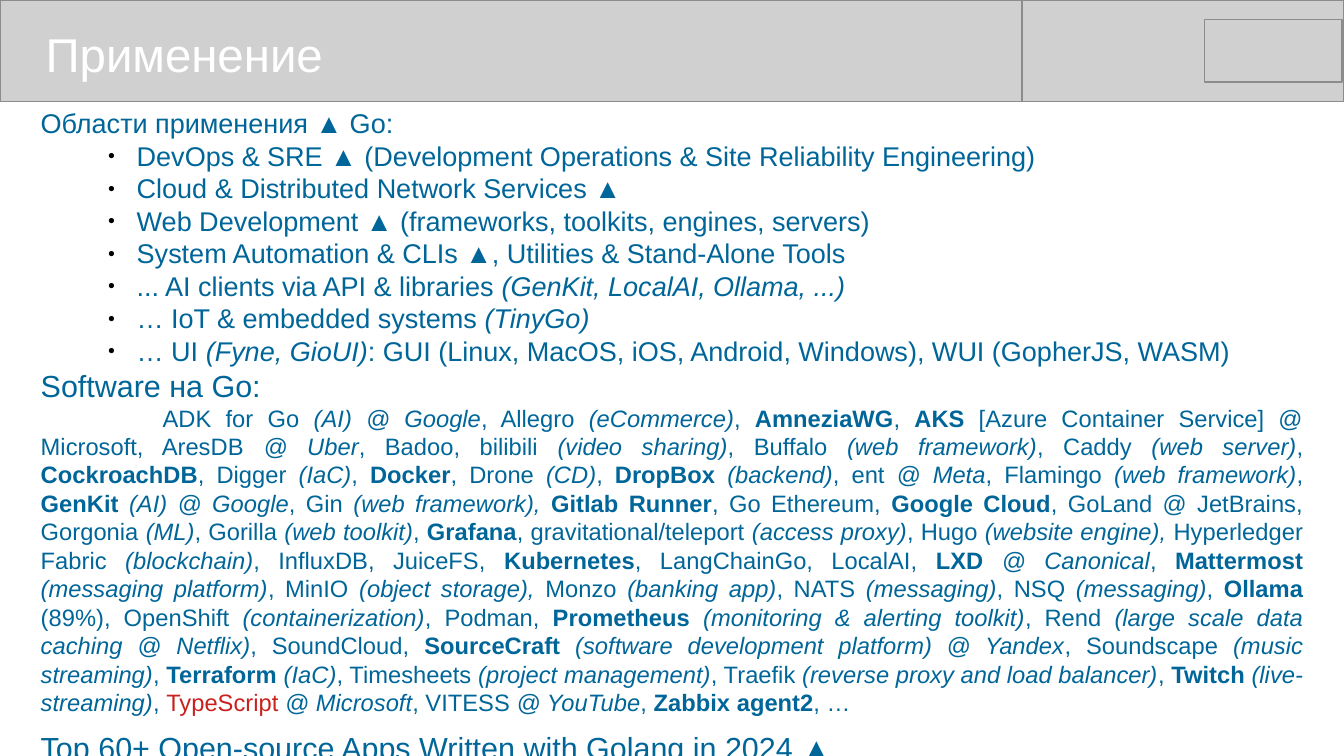
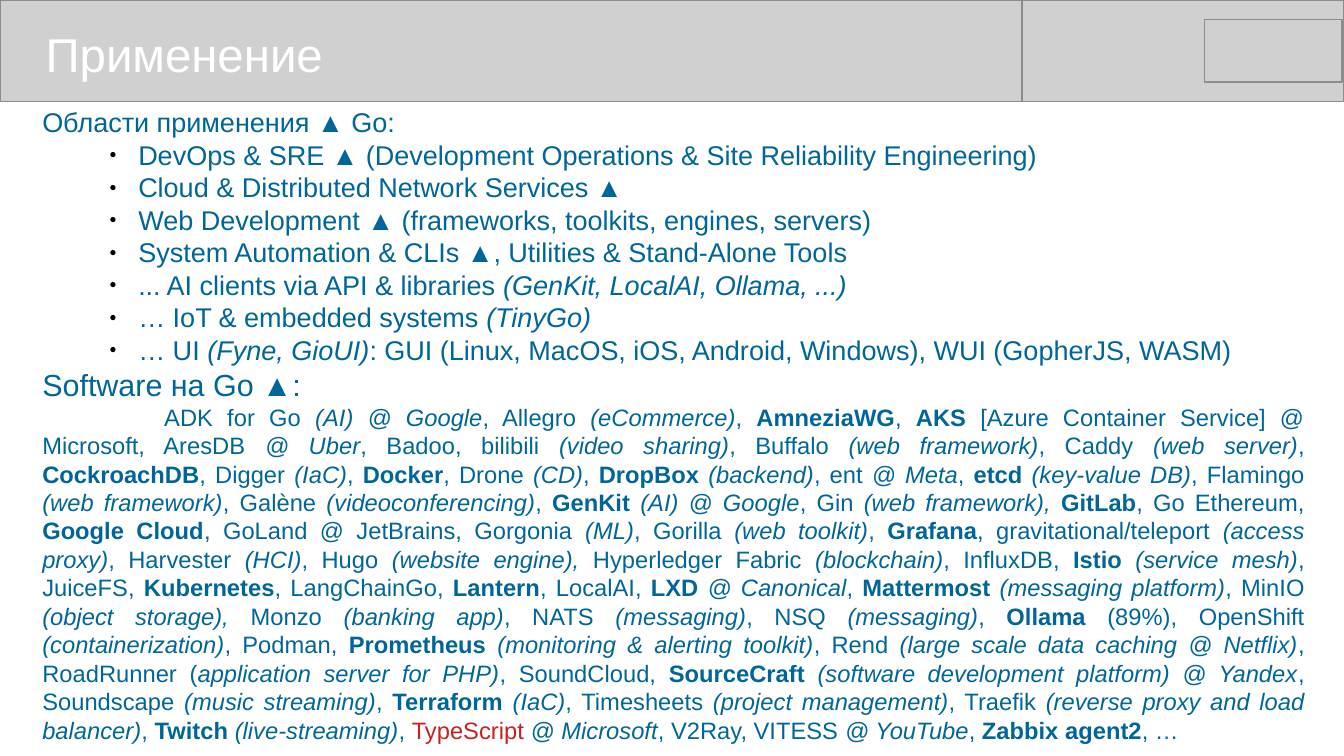
Before and after one commit to mike-shock/Go_language, a slide deck: slide 50 of Go_Preview.odp (slide 51 before the commit). Drawn at 1344x756 pixels with LibreOffice and Linux fonts; fonts in the diff are those of the drawing; grey boxes stand for pictures. Boxes give left, top, right and bottom in pixels: in the first picture for what was removed or moved away, otherwise in the second. Text is boxed around its words. In the diff, an @@ line names an element or a change of style, - is before the commit and + after.

```diff
--- a/Go_Preview.odp
+++ b/Go_Preview.odp
@@ text "Области применения ▲ Go:" at box(42, 112, 1305, 744): size 18 to 14 pt in "Top 60+ Open-source Apps Written with Golang ..." @@
@@ text at box(42, 374, 1305, 744): text changed @@
-Software на Go:
-ADK for Go (AI) @ Google, Allegro (eCommerce), AmneziaWG, AKS [Azure Container Service] @ Microsoft, AresDB @ Uber, Badoo, bilibili (video sharing), Buffalo (web framework), Caddy (web server), CockroachDB, Digger (IaC), Docker, Drone (CD), DropBox (backend), ent @ Meta, Flamingo (web framework), GenKit (AI) @ Google, Gin (web framework), Gitlab Runner, Go Ethereum, Google Cloud, GoLand @ JetBrains, Gorgonia (ML), Gorilla (web toolkit), Grafana, gravitational/teleport (access proxy), Hugo (website engine), Hyperledger Fabric (blockchain), InfluxDB, JuiceFS, Kubernetes, LangChainGo, LocalAI, LXD @ Canonical, Mattermost (messaging platform), MinIO (object storage), Monzo (banking app), NATS (messaging), NSQ (messaging), Ollama (89%), OpenShift (containerization), Podman, Prometheus (monitoring & alerting toolkit), Rend (large scale data caching @ Netflix), SoundCloud, SourceCraft (software development platform) @ Yandex, Soundscape (music streaming), Terraform (IaC), Timesheets (project management), Traefik (reverse proxy and load balancer), Twitch (live-streaming), TypeScript @ Microsoft, VITESS @ YouTube, Zabbix agent2, …
+Software на Go ▲:
+ADK for Go (AI) @ Google, Allegro (eCommerce), AmneziaWG, AKS [Azure Container Service] @ Microsoft, AresDB @ Uber, Badoo, bilibili (video sharing), Buffalo (web framework), Caddy (web server), CockroachDB, Digger (IaC), Docker, Drone (CD), DropBox (backend), ent @ Meta, etcd (key-value DB), Flamingo (web framework), Galène (videoconferencing), GenKit (AI) @ Google, Gin (web framework), GitLab, Go Ethereum, Google Cloud, GoLand @ JetBrains, Gorgonia (ML), Gorilla (web toolkit), Grafana, gravitational/teleport (access proxy), Harvester (HCI), Hugo (website engine), Hyperledger Fabric (blockchain), InfluxDB, Istio (service mesh), JuiceFS, Kubernetes, LangChainGo, Lantern, LocalAI, LXD @ Canonical, Mattermost (messaging platform), MinIO (object storage), Monzo (banking app), NATS (messaging), NSQ (messaging), Ollama (89%), OpenShift (containerization), Podman, Prometheus (monitoring & alerting toolkit), Rend (large scale data caching @ Netflix), RoadRunner (application server for PHP), SoundCloud, SourceCraft (software development platform) @ Yandex, Soundscape (music streaming), Terraform (IaC), Timesheets (project management), Traefik (reverse proxy and load balancer), Twitch (live-streaming), TypeScript @ Microsoft, V2Ray, VITESS @ YouTube, Zabbix agent2, …
```
Also in this commit, not shown: 5 other slides changed, 1 slide removed, 1 other file.
